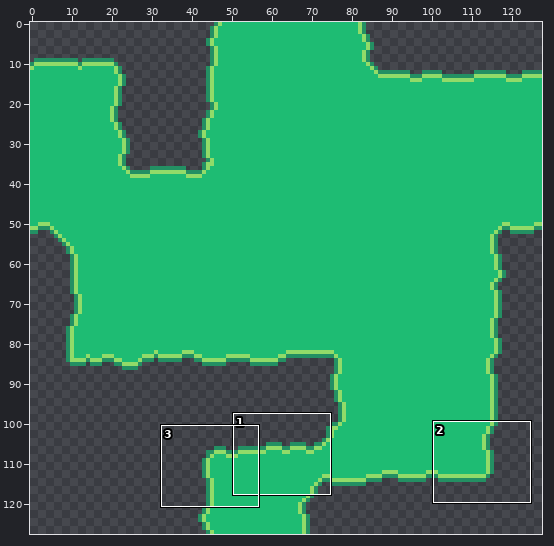
One commit to this pixel-art file: Assets/World_Objects/Ground/meadow_ground.ase. Above, an overview of the earlier version with the close-up marked.
Close-up. The starting point:
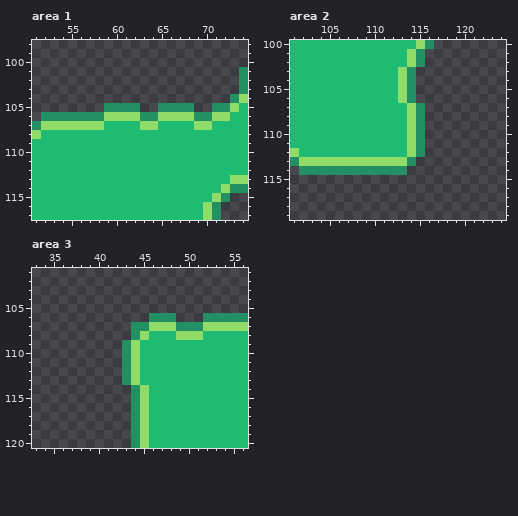
128x128 pixels, 1 frame. Shown: area 1: x 51..74, y 98..117; area 2: x 101..124, y 100..119; area 3: x 33..56, y 101..120. The commit also changed other parts of the picture, which this record leaves out.
After the commit:
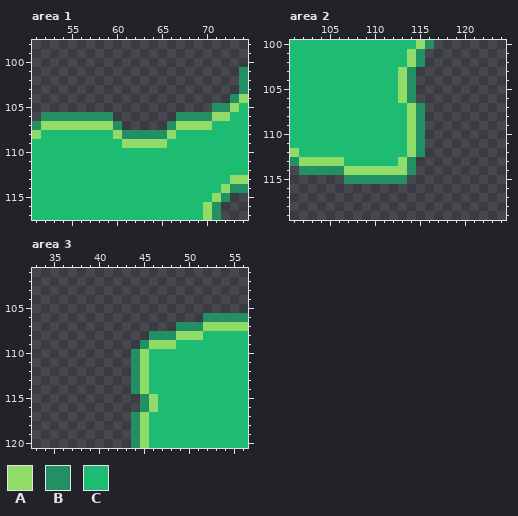
Palette (. is transparent): A #91db69  B #239063  C #1ebc73
Change:
Area 1:
y 105: x 59..62 BBBB -> ....; x 65..68 BBBB -> ....
y 106: x 59..68 AAAABBAAAA -> B.......BB
y 107: x 59..68 CCCCAACCCC -> AB.....BAA
y 108: x 60..66 CCCCCCC -> ABBBBBA
y 109: x 61..65 CCCCC -> AAAAA
Area 2:
y 113: x 107..112 AAAAAA -> CCCCCC
y 114: x 107..114 BBBBBBB. -> AAAAAAAB
y 115: x 107..113 ....... -> BBBBBBB
Area 3:
y 106: x 46..48 BBB -> ...
y 107: x 44..48 BBAAA -> .....
y 108: x 44..48 BACCC -> ..BBB
y 109: x 43..48 BACCCC -> ..BAAA
y 110..113: x 43..45 BAC -> .BA
y 115..116: x 44..46 BAC -> .BA
Pixel boxes of the changes (left, top, right, bottom) in both close-ups:
changed: (104, 103, 194, 148)
changed: (344, 157, 416, 184)
changed: (122, 313, 176, 412)
